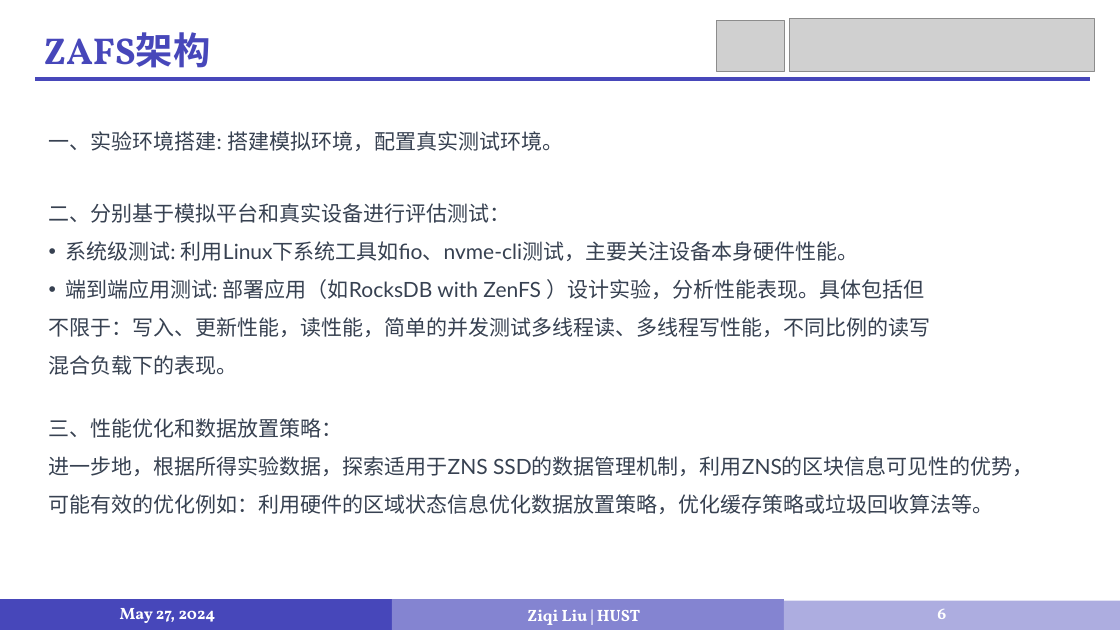
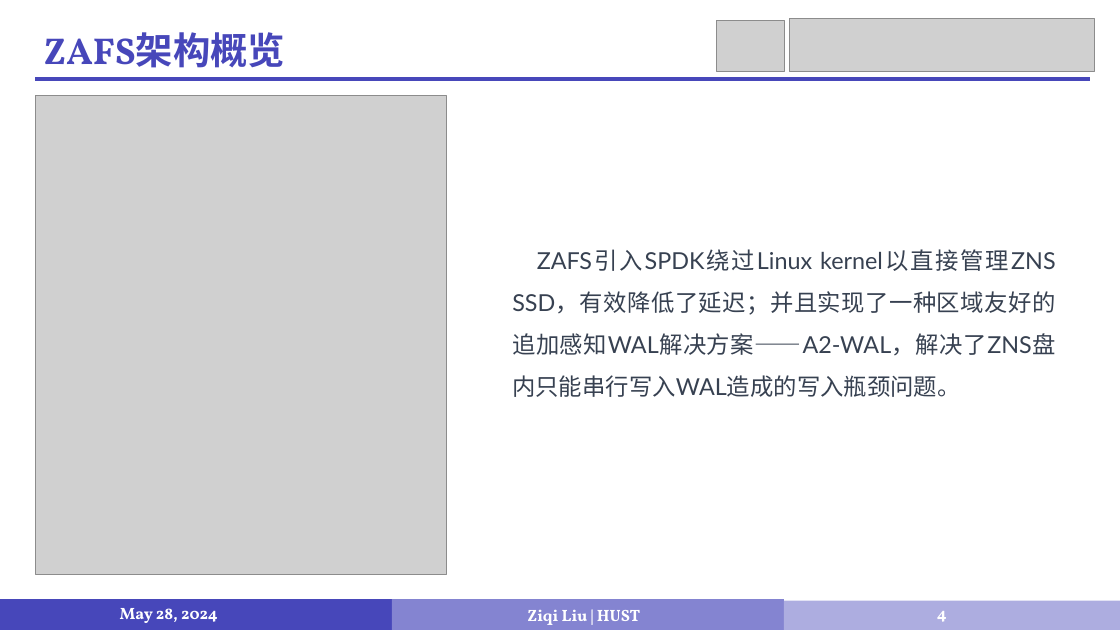
Before and after one commit to LiuziqiOvO/md, a slide deck: slide 4 of 毕设/毕设答辩.pptx (slide 6 before the commit). Drawn at 1120x630 pixels with LibreOffice and Linux fonts; fonts in the diff are those of the drawing; grey boxes stand for pictures. Boxes give left, top, right and bottom in pixels: in the first picture for what was removed or moved away, otherwise in the second. Text is boxed around its words. In the diff, an @@ line names an element or a change of style, - is before the commit and + after.

```diff
--- a/毕设/毕设答辩.pptx
+++ b/毕设/毕设答辩.pptx
@@ text at (44, 32, 286, 81): text changed @@
-ZAFS架构
+ZAFS架构概览
@@ picture added at (35, 95, 446, 574) @@
@@ text removed at (49, 131, 563, 151) @@
-一、实验环境搭建: 搭建模拟环境，配置真实测试环境。
@@ text removed at (49, 203, 931, 375) @@
-二、分别基于模拟平台和真实设备进行评估测试：
-• 系统级测试: 利用Linux下系统工具如fio、nvme-cli测试，主要关注设备本身硬件性能。
-• 端到端应用测试: 部署应用（如RocksDB with ZenFS ）设计实验，分析性能表现。具体包括但不限于：写入、更新性能，读性能，简单的并发测试多线程读、多线程写性能，不同比例的读写混合负载下的表现。
@@ text added at (512, 249, 1056, 397), 20 pt, text #374151 @@
+ZAFS引入SPDK绕过Linux kernel以直接管理ZNS SSD，有效降低了延迟；并且实现了一种区域友好的追加感知WAL解决方案——A2-WAL，解决了ZNS盘内只能串行写入WAL造成的写入瓶颈问题。
@@ text removed at (49, 418, 1034, 514) @@
-三、性能优化和数据放置策略：
-进一步地，根据所得实验数据，探索适用于ZNS SSD的数据管理机制，利用ZNS的区块信息可见性的优势，可能有效的优化例如：利用硬件的区域状态信息优化数据放置策略，优化缓存策略或垃圾回收算法等。
@@ text at (120, 608, 218, 623): text changed @@
-May 27, 2024
+May 28, 2024
@@ page number at (937, 611, 947, 622): text changed @@
-6
+4
```
Also in this commit, not shown: 8 other slides changed, 1 slide removed, 1 other file.
